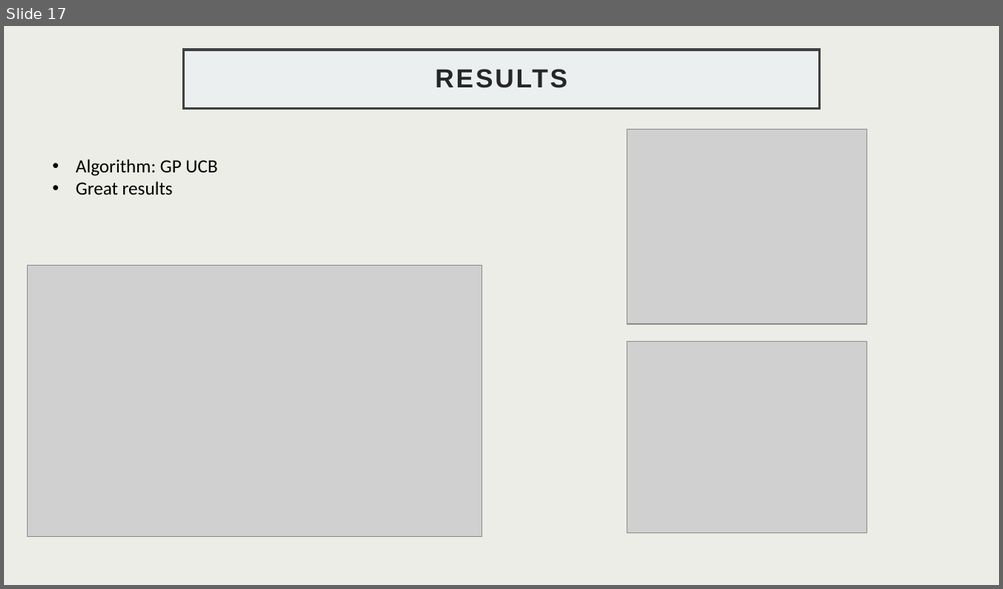
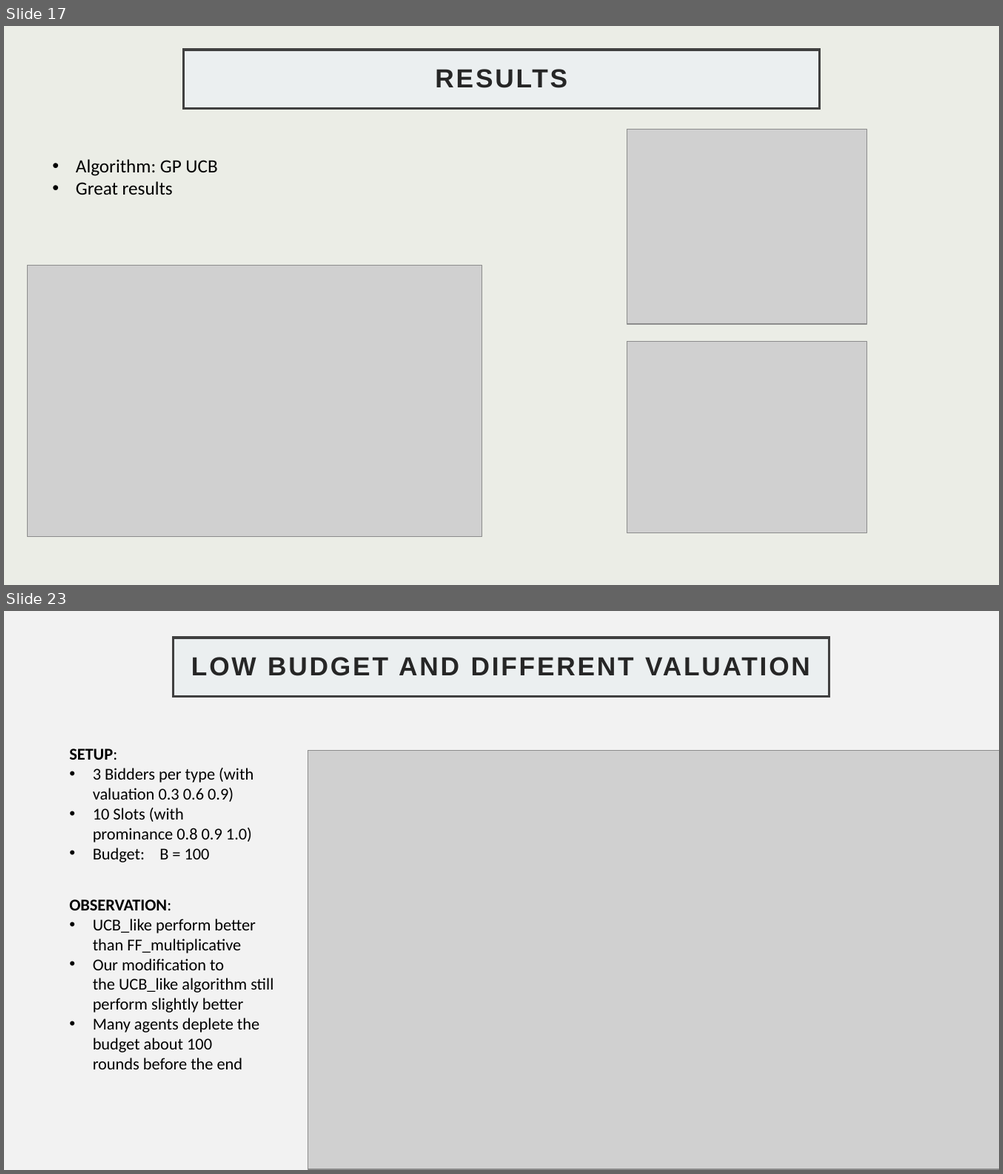
Before and after one commit to GabriFarace/OLA-project, a slide deck: SLIDES.pptx. Shown one above the other, each under a label of ours: slide 17 before the commit, slides 17 and 23 after it; the slides between them are not shown. The pictures are 1003x589 and 1003x1174 pixels, drawn with LibreOffice and Linux fonts; fonts in the diff are those of the drawing; grey boxes stand for pictures. Boxes give left, top, right and bottom in pixels: in the first picture for what was removed or moved away, otherwise in the second. Text is boxed around its words. In the diff, an @@ line names an element or a change of style, - is before the commit and + after.

```diff
--- a/SLIDES.pptx
+++ b/SLIDES.pptx
@@ slide 23 added at (4,611,999,1170), background #F2F2F2 @@
@@ title added at (173,638,829,697), fill #EBEFF0, outline #404040 2.5 pt, 25.2 pt, text #262626, bold @@
+LOW BUDGET AND DIFFERENT VALUATION
@@ text added at (69,749,253,863), 16 pt, text #000000 @@
+SETUP:
+• 3 Bidders per type (with valuation 0.3 0.6 0.9)
+• 10 Slots (with prominance 0.8 0.9 1.0)
+• Budget: B = 100
@@ picture added at (307,751,999,1170) @@
@@ text added at (69,900,273,1070), 16 pt, text #000000 @@
+OBSERVATION:
+• UCB_like perform better than FF_multiplicative
+• Our modification to the UCB_like algorithm still perform slightly better
+• Many agents deplete the budget about 100 rounds before the end
```
Also in this commit, not shown: 3 slides changed, 3 other slides added, 3 slides removed.
